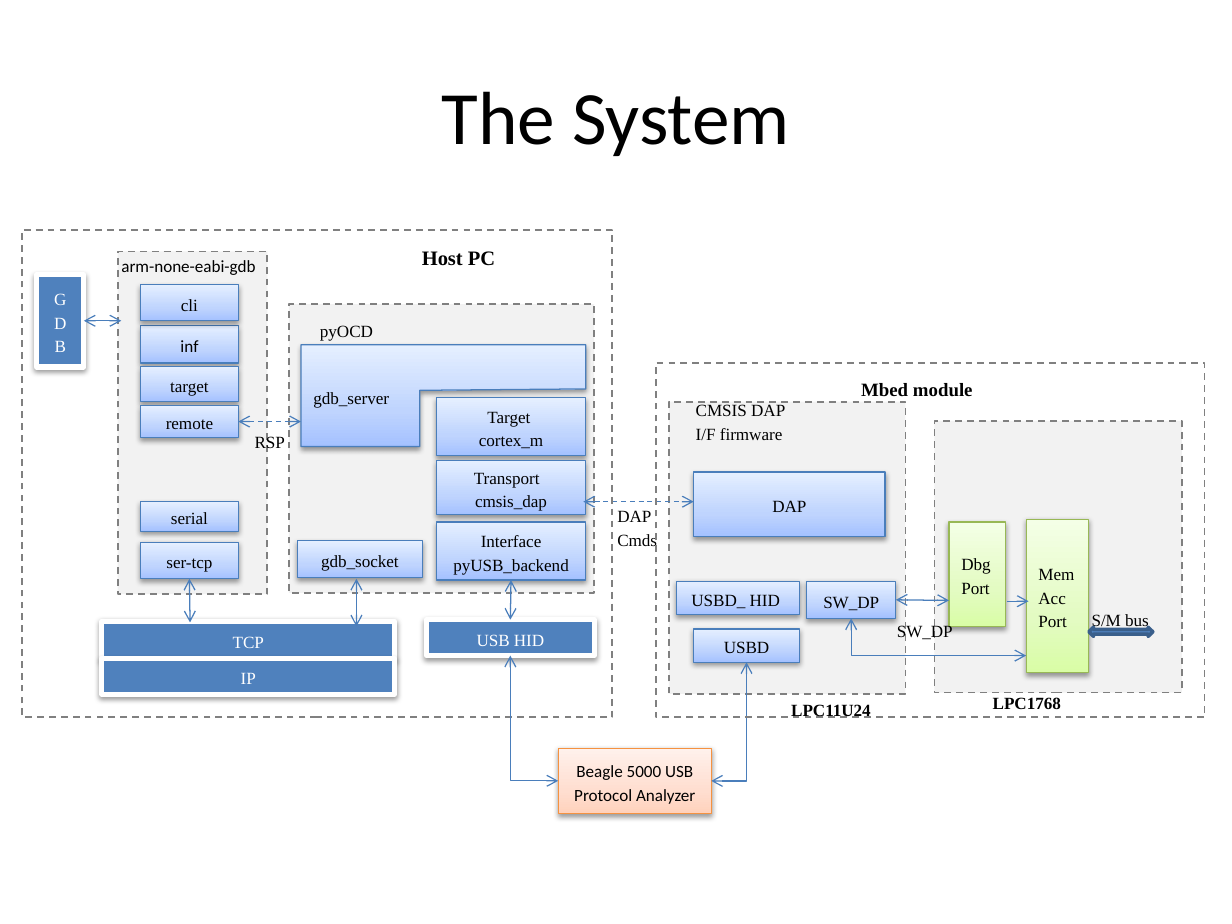
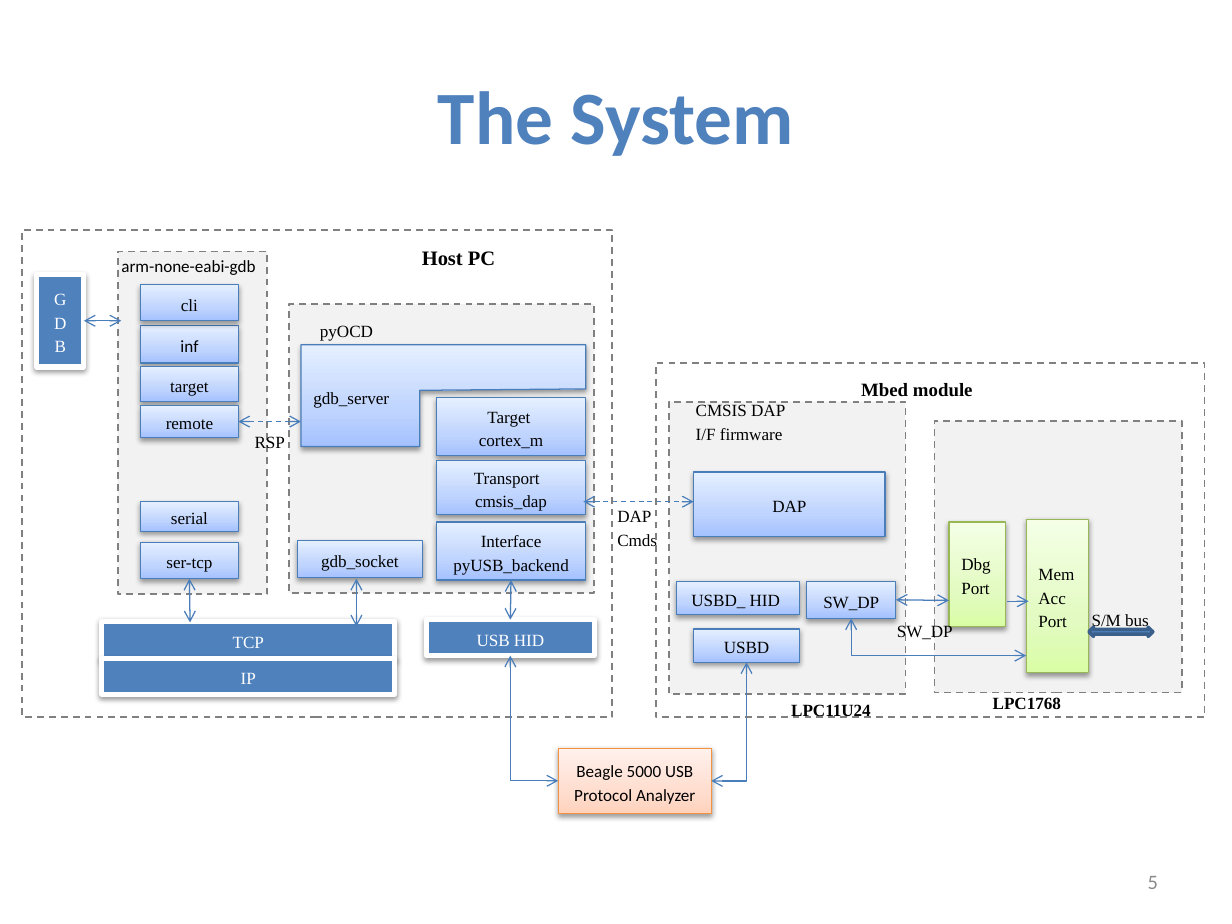
Before and after one commit to kripa15/EmbFW_HW, a slide deck: slide 5 of ThesisReport/StepCommand_ReportPresentation.pptx (slide 3 before the commit). Drawn at 1232x924 pixels with LibreOffice and Linux fonts; fonts in the diff are those of the drawing. Boxes give left, top, right and bottom in pixels: in the first picture for what was removed or moved away, otherwise in the second. Text is boxed around its words. In the diff, an @@ line names an element or a change of style, - is before the commit and + after.

```diff
--- a/ThesisReport/StepCommand_ReportPresentation.pptx
+++ b/ThesisReport/StepCommand_ReportPresentation.pptx
@@ text "The System" at (438, 91, 794, 156): text colour #000000 to #4F81BD, bold on @@
@@ page number added at (1148, 876, 1158, 889), 12 pt, text #8C8C8C @@
+5
```
Also in this commit, not shown: 10 other slides changed, 11 slides added, 6 slides removed.
